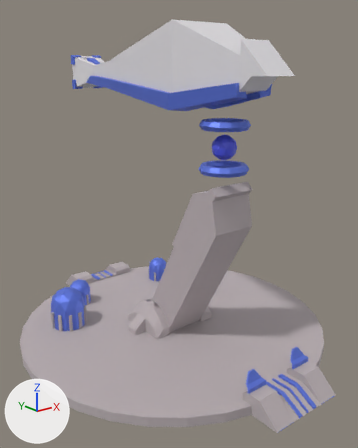
An edit to the FBX model Assets/Models/Sparky.fbx, drawn before and after from the same camera.
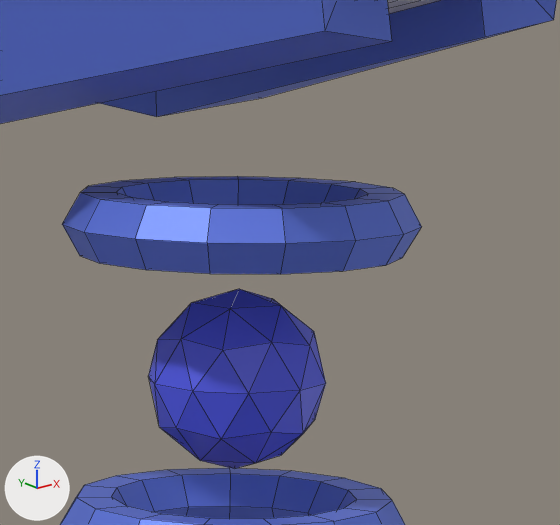
Each version is shown whole from a camera (50 mm lens) standing at (5.98, 7.13, 2.04) and looking at (8.6, 10.39, 0.74), then close up on the part from 53% to 76% of the width and 21% to 38% of the height. Lighting does not change. The marker at lower left points along +X, +Y and +Z. The close-ups show mesh edges as thin lines. Where no turn or scale is listed for an object, it has been applied to the vertices. Vertices at the same position are counted once.

Script lines for the objects in view, before the commit:
```python
me_cubo_007 = bpy.data.meshes.new('Cubo.007')
me_cubo_007.from_pydata(...)  # 1766 vertices, 1706 faces; spans x -1.35..1.5, y -1.48..1.9, z -0.26..1.68
# faces by material slot: [692, 934, 80]
me_cubo_007.materials.append(mat_material_003)  # blue #657ee7
me_cubo_007.materials.append(mat_metal)  # light grey #c3b9bc
me_cubo_007.materials.append(mat_material_001)  # blue #5059e7
me_plano_005 = bpy.data.meshes.new('Plano.005')
me_plano_005.from_pydata(...)  # 373 vertices, 356 faces; spans x -0.31..0.31, y -0.77..1.75, z -0.27..0.36
# faces by material slot: [253, 97, 6]
me_plano_005.materials.append(mat_material_002)  # white #e6e3e7
me_plano_005.materials.append(mat_material_003)  # blue #657ee7
me_plano_005.materials.append(mat_material_007)  # its picture is missing
ob_cañon = bpy.data.objects.new('cañon', me_plano_005)
ob_cañon.location = (8.511, 10.029, 2.012)
ob_cuerpo = bpy.data.objects.new('cuerpo', me_cubo_007)
ob_cuerpo.location = (8.511, 10.317, 0.012)
```
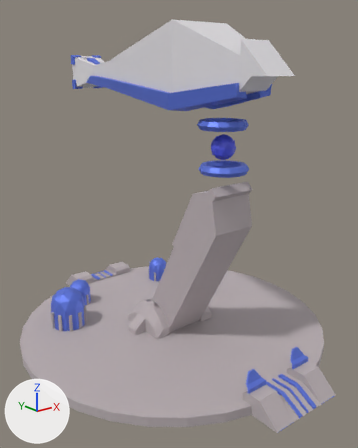
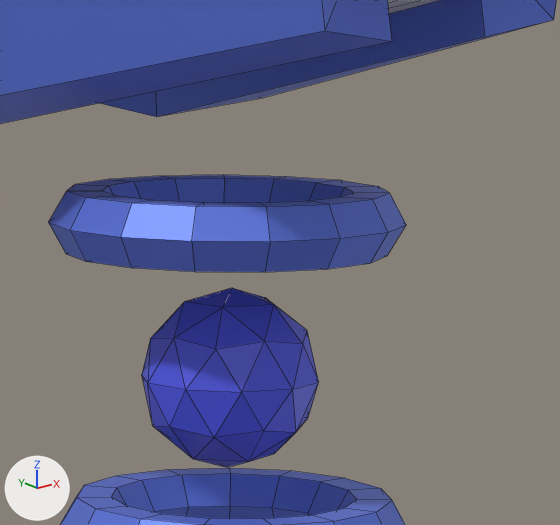
The newer file is also rescaled (x1.052), turned or shifted as a whole; pictures and numbers use the older file's frame.

Changed parts and their boxes (x1, y1, x2, y2) in the close-ups (560 x 525 px; the box of a moved part takes in the faces that stretch with it):
'cuerpo', reshaped: before (60, 176, 422, 525); after (48, 175, 406, 525)
part 1 of me_cubo_007, moved or reshaped: before (62, 176, 422, 274); after (48, 175, 406, 272)
part 2 of me_cubo_007, moved or reshaped: before (149, 289, 326, 469); after (142, 288, 319, 467)

What the commit changed:
me_cubo_007 has 1766 vertices, 1706 faces and spans x -1.35..1.5, y -1.48..1.9, z -0.26..1.68.
me_cubo_007 is used by ob_cuerpo; location (8.511, 10.317, 0.012).
me_cubo_007 part 1: the loose piece of 90 vertices spanning x -0.18..0.19, y -0.75..-0.37, z 1.61..1.68 is moved by (0.0, 0.02, 0.0).
me_cubo_007 part 2: the loose piece of 42 vertices spanning x -0.09..0.09, y -0.66..-0.46, z 1.39..1.58 is moved by (0.0, 0.01, 0.0).
